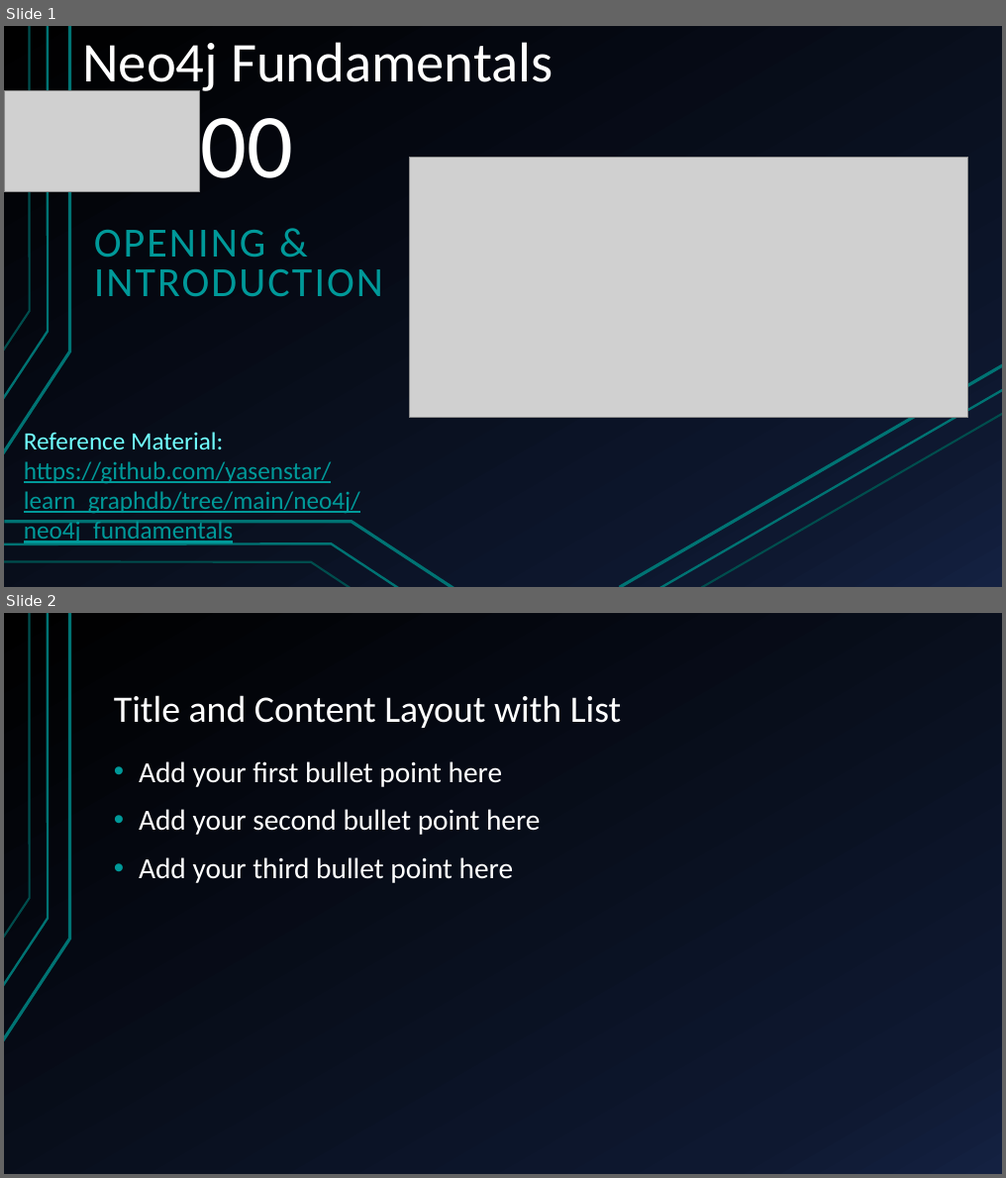
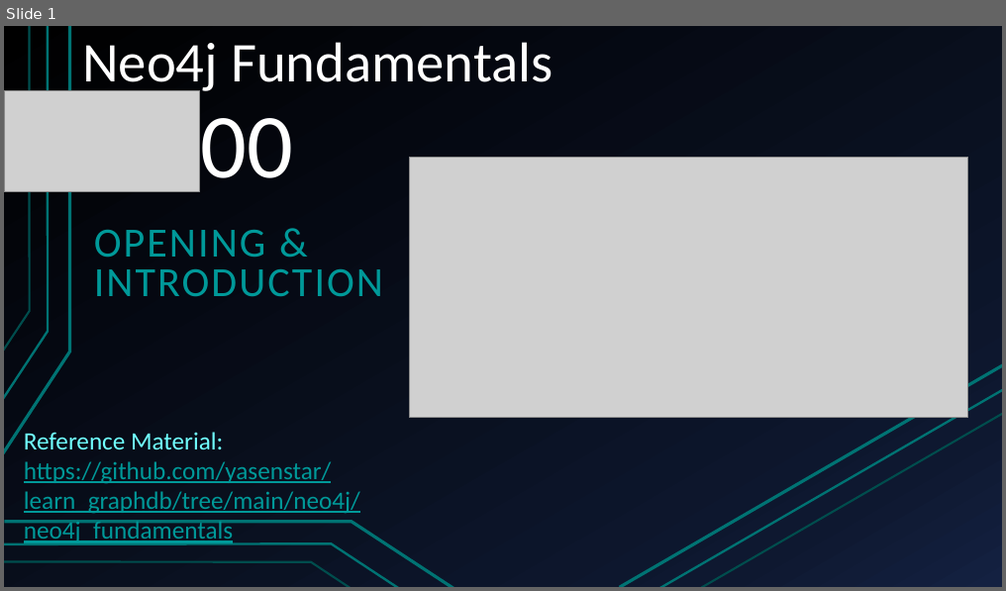
Before and after one commit to yasenstar/learn_graphdb, a slide deck: neo4j/neo4j_fundamentals/Neo4j_Fundamentals.pptx. Shown one above the other, each under a label of ours: slides 1 and 2 before the commit, slide 1 after it. The pictures are 1006x1178 and 1006x591 pixels, drawn with LibreOffice and Linux fonts; fonts in the diff are those of the drawing; grey boxes stand for pictures. Boxes give left, top, right and bottom in pixels: in the first picture for what was removed or moved away, otherwise in the second. Text is boxed around its words. In the diff, an @@ line names an element or a change of style, - is before the commit and + after.

Commit message:
update PPT

```diff
--- a/neo4j/neo4j_fundamentals/Neo4j_Fundamentals.pptx
+++ b/neo4j/neo4j_fundamentals/Neo4j_Fundamentals.pptx
@@ slide 2 removed at <box>4,613,1002,1174</box>, background gradient #000000 to #0F1931 to #142242; not listed: 3 template elements that a slide beside it also shows @@
@@ title removed at <box>114,695,622,728</box> @@
-Title and Content Layout with List
@@ text removed at <box>139,761,541,883</box> @@
-• Add your first bullet point here
-• Add your second bullet point here
-• Add your third bullet point here
```
Also in this commit, not shown: 1 slide added, 4 other files.
